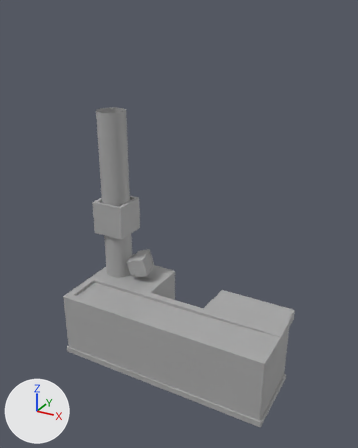
The FBX model Assets/Items/Structure/SM_Cashier_Booth.fbx, before and after one commit.
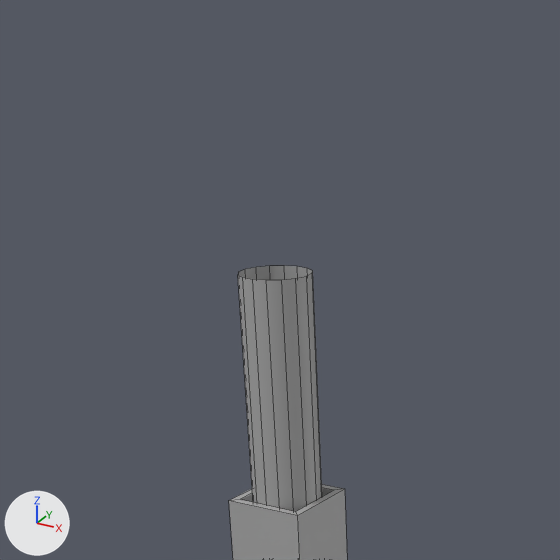
Each version is shown whole from a 50 mm lens placed at (7.48, -13.18, 12.13), pointed at (0.2, 0.06, 5.51), then close up on the part from 0% to 63% of the width and 0% to 51% of the height. The axes (+X, +Y, +Z) are drawn at lower left. The lights are the same throughout. The close-ups show mesh edges as thin lines. Where no turn or scale is listed for an object, it has been applied to the vertices.

The first close-up shows 'Cashier_Booth'.
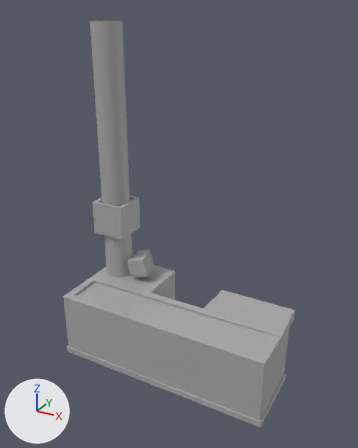
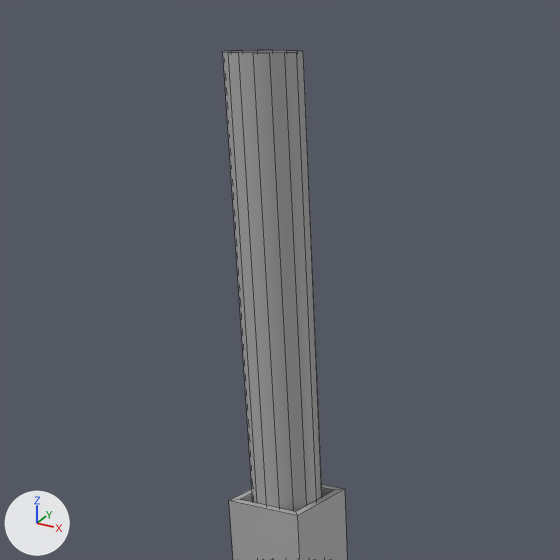
The change, as a diff of the scene's bpy script:
```diff
--- a/Assets/Items/Structure/SM_Cashier_Booth.fbx.py
+++ b/Assets/Items/Structure/SM_Cashier_Booth.fbx.py
@@ me_mesh @@
 me_mesh.from_pydata(...)  # 284 vertices, 273 faces; spans x -3.78..4.07, y -1.65..2.06, z -0.01..8.81
 # used by ob_cashier_booth; location = (0.0, 0.0, 0.0)
+# me_mesh part 1: all 16 vertices in x -3.53..-2.47, y 0.45..1.5, z 8.81 are moved by (0.0, 0.0, 2.88)
 me_mesh.materials.append(mat_standardsurface1)
```

Where the change shows, as pixel boxes [x1, y1, x2, y2] in the close-ups (560 x 560 px; the box of a moved part takes in the faces that stretch with it):
'Cashier_Booth', reshaped: before [229, 266, 347, 560]; after [223, 50, 347, 560]
part 1 of me_mesh, moved or reshaped: before [238, 266, 320, 511]; after [223, 50, 320, 511]
